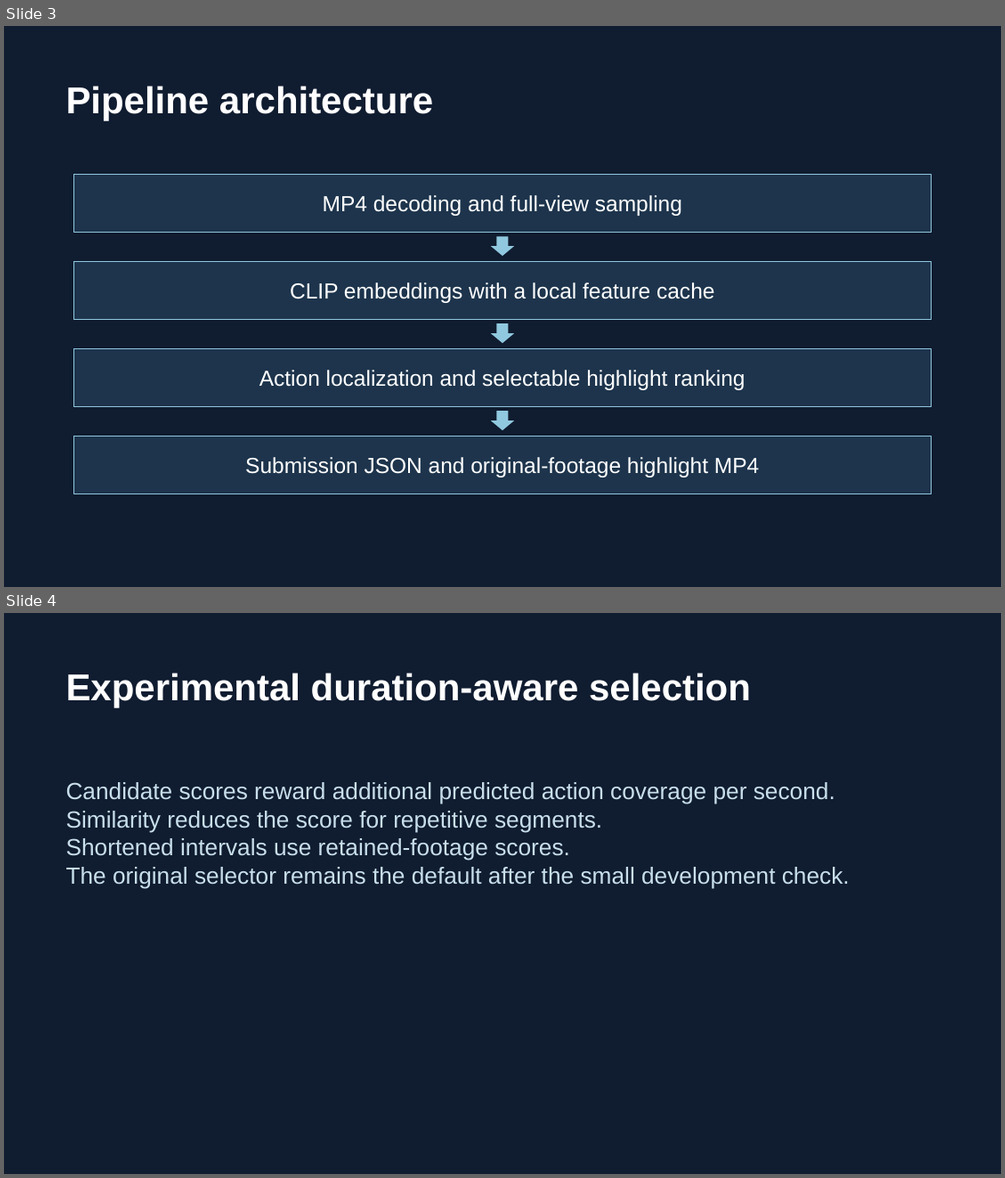
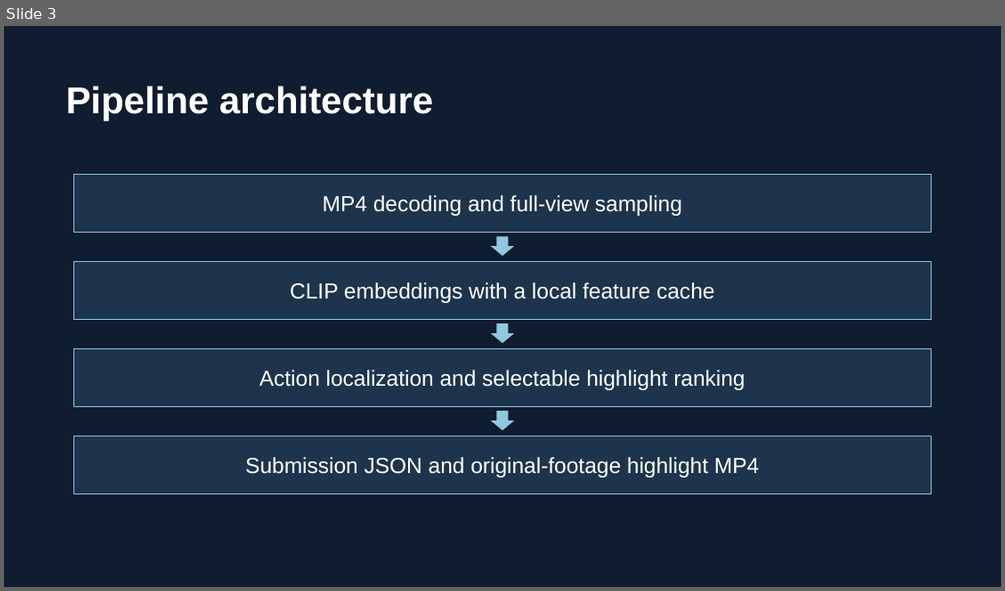
Before and after one commit to goodchanges/samsung-xr-track4, a slide deck: docs/VelloreInstituteOfTechnologyVellore_VIT.pptx. Shown one above the other, each under a label of ours: slides 3 and 4 before the commit, slide 3 after it. The pictures are 1005x1178 and 1005x591 pixels, drawn with LibreOffice and Linux fonts; fonts in the diff are those of the drawing. Boxes give left, top, right and bottom in pixels: in the first picture for what was removed or moved away, otherwise in the second. Text is boxed around its words. In the diff, an @@ line names an element or a change of style, - is before the commit and + after.

Commit message:
feat(recognition): checkpoint Track 4 prototype and evaluation

```diff
--- a/docs/VelloreInstituteOfTechnologyVellore_VIT.pptx
+++ b/docs/VelloreInstituteOfTechnologyVellore_VIT.pptx
@@ slide 4 removed at (x1=4, y1=613, x2=1001, y2=1174), background #101C30 @@
@@ text removed at (x1=66, y1=673, x2=751, y2=708) @@
-Experimental duration-aware selection
@@ text removed at (x1=66, y1=782, x2=850, y2=889) @@
-Candidate scores reward additional predicted action coverage per second.
-Similarity reduces the score for repetitive segments.
-Shortened intervals use retained-footage scores.
-The original selector remains the default after the small development check.
```
Also in this commit, not shown: 4 slides added, 3 other slides removed, 33 other files.
